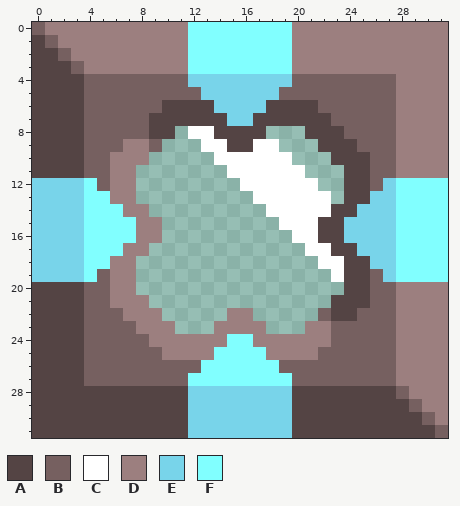
One commit to this pixel-art sprite: sprites/blocks/liquids/Cup.png. That is the earlier state.
The file is 32x32 pixels.
Palette (. is transparent): A #544444  B #766060  C #ffffff  D #9c7f7f  E #78d4ea  F #81ffff
The result:
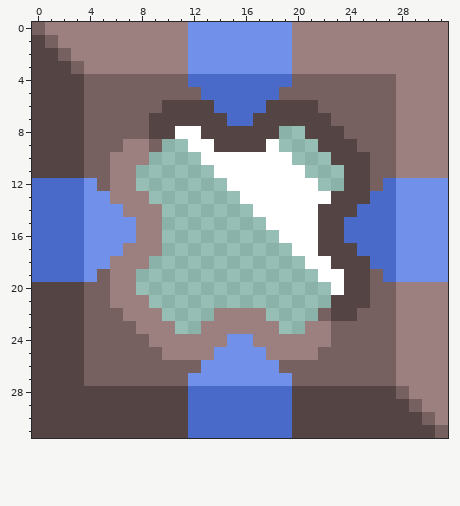
Edits made:
{"colour":"E","old":"#78d4ea","new":"#496ac9"}
{"colour":"F","old":"#81ffff","new":"#7190ea"}
{"y":8,"x":11,"old":".","new":"C"}
{"y":8,"x":13,"old":"C","new":"A"}
{"y":8,"x":18,"old":".","new":"A"}
{"y":9,"x":12,"old":".","new":"C"}
{"y":9,"x":14,"old":"C","new":"A"}
{"y":9,"x":17,"old":"C","new":"A"}
{"y":10,"x":13,"old":".","new":"C"}
{"y":11,"x":14,"old":".","new":"C"}
{"y":12,"x":15,"old":".","new":"C"}
{"y":13,"x":8,"old":".","new":"D"}
{"y":13,"x":16,"old":".","new":"C"}
{"y":13,"x":23,"old":".","new":"A"}
{"y":14,"x":9,"old":".","new":"D"}
{"y":14,"x":17,"old":".","new":"C"}
{"y":14,"x":22,"old":"C","new":"A"}
{"y":15,"x":18,"old":".","new":"C"}
{"y":16,"x":19,"old":".","new":"C"}
{"y":17,"x":9,"old":".","new":"D"}
{"y":17,"x":20,"old":".","new":"C"}
{"y":17,"x":22,"old":"C","new":"A"}
{"y":18,"x":8,"old":".","new":"D"}
{"y":18,"x":21,"old":".","new":"C"}
{"y":18,"x":23,"old":"C","new":"A"}
{"y":19,"x":22,"old":".","new":"C"}
{"y":20,"x":23,"old":".","new":"C"}
{"y":22,"x":14,"old":".","new":"D"}
{"y":22,"x":17,"old":".","new":"D"}
{"y":23,"x":13,"old":".","new":"D"}
{"y":23,"x":18,"old":".","new":"D"}
{"label":"changed","picture_box":[32,22,448,438]}
